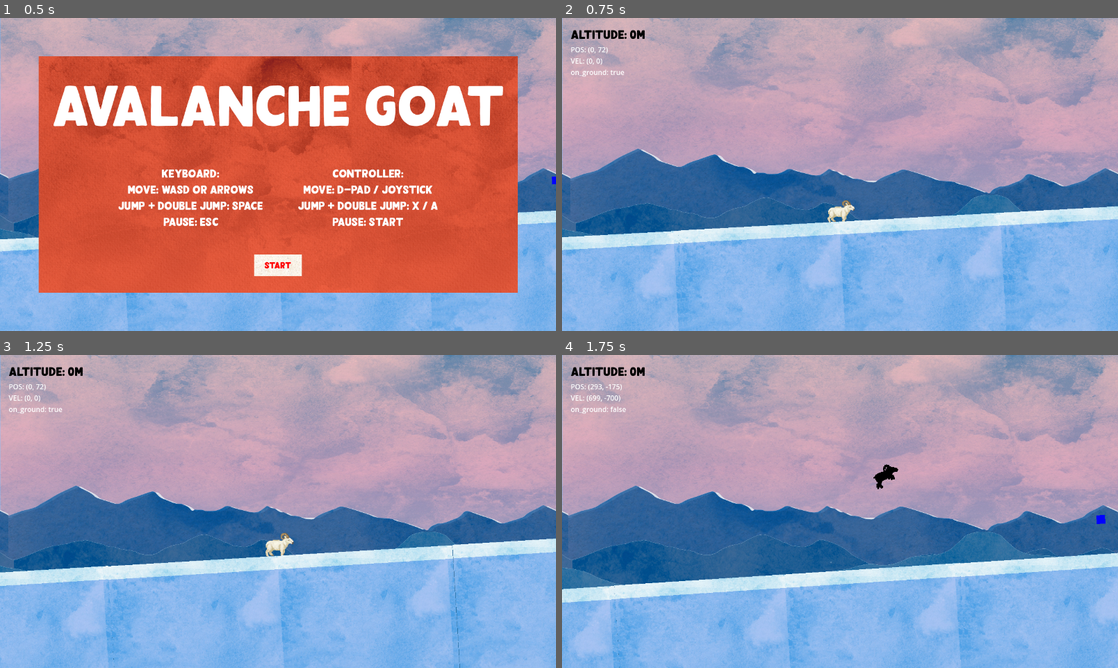
Above: before the commit, frames 1-4 (two rows, left to right).
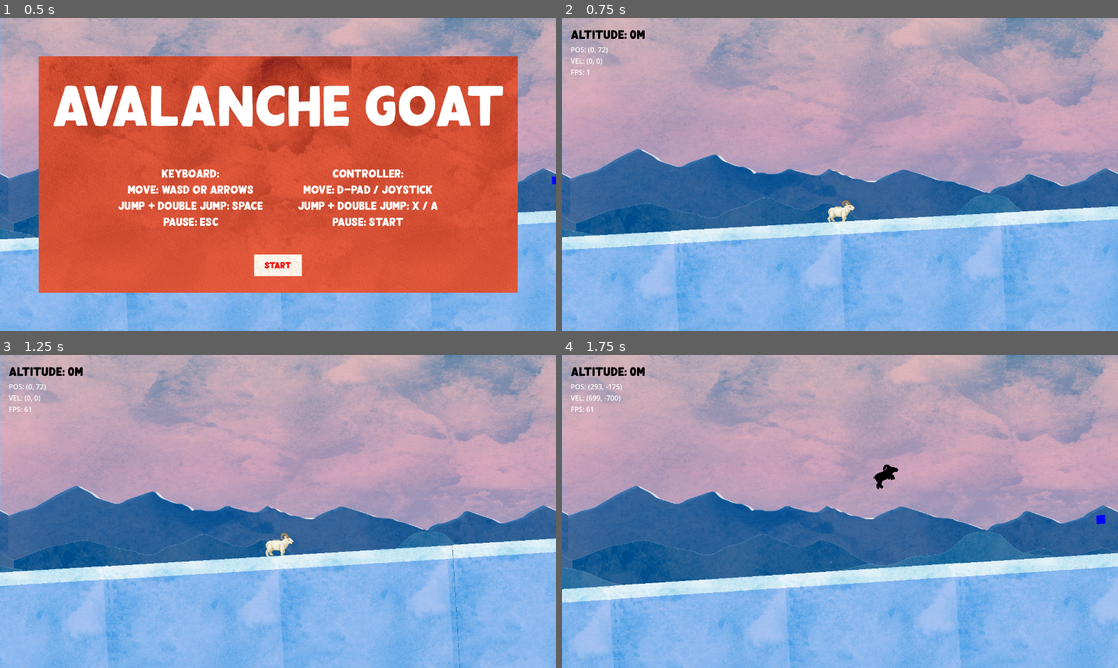
Above: after the commit, the same moments.

Repository: ashleyrevlett/avalanche
Game: Godot game, scene res://scene.tscn
Same seed, same stepped clock (60 frames per second), same inputs: the game is played once before the commit and once after it.
Inputs:
- Up to frame 1 (0.5 s): no input
- Up to frame 2 (0.75 s): click "Start" at 0.5 s
- Up to frame 3 (1.25 s): no input
- Up to frame 4 (1.75 s): hold D (right) from 1.28 s (still down); tap Space (jump) at 1.52 s

Frame 1 is identical in both runs. In frame 2, less than 0.1% of the frame differs, in the area x 1-12%, y 16-19%; in frame 3, less than 0.1%; in frame 4, less than 0.1%.

Commit message:
Add melt event

Diff:
--- a/project.godot
+++ b/project.godot
@@ -14,6 +14,10 @@
 run/main_scene="res://scene.tscn"
 config/features=PackedStringArray("4.2", "GL Compatibility")
 config/icon="res://icon.svg"
+
+[autoload]
+
+Constants="*res://scripts/constants.gd"
 
 [display]
 
--- a/scene.tscn
+++ b/scene.tscn
@@ -18,6 +18,8 @@
 [ext_resource type="Theme" uid="uid://bg3tjxvqinco1" path="res://assets/ui/new_theme.tres" id="14_dmtj7"]
 [ext_resource type="FontFile" uid="uid://c8pwdusbkecma" path="res://assets/fonts/Rodetta-lgDvd.otf" id="14_i6g70"]
 [ext_resource type="AudioStream" uid="uid://b01l0b4v6bjre" path="res://assets/audio/377309__mrthenoronha__piano-game-theme-loop.mp3" id="15_245i3"]
+[ext_resource type="Texture2D" uid="uid://d3slax7p0ewbg" path="res://assets/sprites/sun.png" id="19_aq5d1"]
+[ext_resource type="Script" path="res://scripts/sun.gd" id="20_ubo7t"]
 
 [sub_resource type="Gradient" id="Gradient_lovku"]
 offsets = PackedFloat32Array(0.302857, 1)
@@ -288,10 +290,21 @@
 motion_mirroring = Vector2(1280, 2.08165e-12)
 
 [node name="Sky" type="Sprite2D" parent="ParallaxBackground/SkyParallaxLayer"]
+unique_name_in_owner = true
 position = Vector2(0, -17)
 scale = Vector2(1, 0.618274)
 texture = ExtResource("2_kuxdw")
 centered = false
+
+[node name="ParallaxLayer" type="ParallaxLayer" parent="ParallaxBackground"]
+motion_scale = Vector2(2.08165e-12, 2.08165e-12)
+
+[node name="Sun" type="Sprite2D" parent="ParallaxBackground/ParallaxLayer"]
+unique_name_in_owner = true
+position = Vector2(162, 124)
+scale = Vector2(0.5, 0.5)
+texture = ExtResource("19_aq5d1")
+script = ExtResource("20_ubo7t")
 
 [node name="ParallaxLayer4" type="ParallaxLayer" parent="ParallaxBackground"]
 motion_scale = Vector2(0.03, 2.08165e-12)
--- a/scripts/character.gd
+++ b/scripts/character.gd
@@ -133,7 +133,9 @@
 func _process(delta):
 	%PlayerPos.text = "POS: (%s, %s)" % [int(global_position.x), int(global_position.y)]
 	%PlayerPos.text += "\nVEL: (%s, %s)" % [int(velocity.x), int(velocity.y)]
-	%PlayerPos.text += "\non_ground: %s" % on_ground
+	#%PlayerPos.text += "\non_ground: %s" % on_ground
+	%PlayerPos.text += "\nFPS: %d" % int(Engine.get_frames_per_second())
+
 
 
 func _on_ground_detector_body_entered(body):
--- /dev/null
+++ b/scripts/constants.gd
@@ -0,0 +1,3 @@
+extends Node
+
+var max_snowballs: int = 60
--- a/scripts/game.gd
+++ b/scripts/game.gd
@@ -9,6 +9,9 @@
 
 enum State {TITLE, GAMEPLAY, PAUSE, GAMEOVER}
 var state: State
+
+var melting: bool = false
+
 
 # Called when the node enters the scene tree for the first time.
 func _ready():
@@ -76,6 +79,12 @@
 		if (Input.is_action_just_pressed("pause")):
 			_pause_game()
 
+		if not melting:
+			var snowball_count = get_tree().get_nodes_in_group("snowball").size()
+			print("SNOWBALLS: ", snowball_count)
+			if snowball_count > Constants.max_snowballs:
+				melt_event()
+
 
 func save_high_score(score):
 	if score > high_score:
@@ -93,3 +102,23 @@
 	var save_file = FileAccess.open("user://savegame.save", FileAccess.READ)
 	high_score = int(save_file.get_line())
 	save_file.close()
+
+
+
+func melt_event():
+	print("melt_event:", melting)
+	if melting == true:
+		return
+	melting = true
+	var duration = 4.0
+	%Sun.appear(duration)
+	var tween = create_tween()
+	tween.tween_property(%Sky, "self_modulate", Color('ffcdad'), duration/4).set_ease(Tween.EASE_OUT)
+	tween.tween_property(%Sky, "self_modulate", Color('ffcdad'), duration/2)
+	tween.tween_property(%Sky, "self_modulate", Color('ffffff'), duration/4).set_ease(Tween.EASE_IN)
+	tween.connect("finished", stop_melting)
+	print("tweens ran")
+
+func stop_melting():
+	melting = false
+	print("stop melting!:", melting)
--- a/scripts/snowball.gd
+++ b/scripts/snowball.gd
@@ -1,10 +1,12 @@
 extends RigidBody2D
 
 @onready var sprite: Sprite2D = %Sprite2D
-var grow_speed: float = 100.0
+var grow_speed: float = 80.0
+var melt_speed: float = 120.0
 var start_radius: float = 1.0
 var radius: float # target size
 var camera: Camera2D
+var melting: bool = false
 
 enum Size {EXTRA_SMALL, SMALL, MEDIUM, LARGE, EXTRA_LARGE}
 
@@ -47,11 +49,23 @@
 
 
 func _process(delta):
+	var r = %CollisionShape2D.shape.radius
+
+	if melting:
+		if r > 0.2:
+			var new_radius = max(0.1, r - melt_speed * delta)
+			var scale_factor = abs(new_radius / radius)
+			%CollisionShape2D.shape.radius = new_radius
+			%Sprite2D.scale = Vector2(scale_factor, scale_factor)
+		else:
+			queue_free()
+			print("destroyed melted snowball")
+			return
+
 	# grow until target radius is reached
-	if (%CollisionShape2D.shape.radius != radius):
-		var r = %CollisionShape2D.shape.radius
+	elif (r != radius):
 		var new_radius = clamp(r + grow_speed * delta, start_radius, radius)
-		var scale_factor = new_radius / radius
+		var scale_factor = abs(new_radius / radius)
 		%CollisionShape2D.shape.radius = new_radius
 		%Sprite2D.scale = Vector2(scale_factor, scale_factor)
 
@@ -59,3 +73,7 @@
 	var left_frame_x = camera.camera_rect.position.x - camera.camera_rect.size.x / 2
 	if (global_position.x < left_frame_x - camera.camera_rect.size.x / 2):
 		queue_free()
+
+
+func melt():
+	melting = true
--- a/scripts/spawner.gd
+++ b/scripts/spawner.gd
@@ -4,7 +4,7 @@
 @onready var camera: Camera2D
 
 var square_scene: PackedScene = load("res://snowball.tscn")
-var emit_done = false
+@export var emit_done = false
 
 func _ready():
 	camera = get_tree().get_first_node_in_group("camera")
@@ -45,19 +45,6 @@
 		$EmitTimer.start()
 		$EndTimer.start()
 
-	# destory spawner if it's done and all its child snowballs are done
-	if emit_done:
-		var has_snowballs = false
-		var children = get_children()
-		for child in children:
-			if child.is_in_group("snowball"):
-				has_snowballs = true
-				break
-
-		if not has_snowballs:
-			print("Destroying spawner")
-			queue_free()
-
 
 func _spawn():
 	var instance = square_scene.instantiate()
--- /dev/null
+++ b/scripts/sun.gd
@@ -0,0 +1,27 @@
+extends Sprite2D
+
+var offscreen_y = -100
+var melt: bool = false
+
+# Called when the node enters the scene tree for the first time.
+func _ready():
+	position.y = offscreen_y
+
+
+func appear(duration: float):
+	var tween = create_tween()
+	var transition_time = duration / 4
+	tween.tween_property(self, "position:y", 100, transition_time).set_trans(Tween.TRANS_BOUNCE).set_ease(Tween.EASE_OUT)
+	await tween.finished
+	melt = true
+	await get_tree().create_timer(duration - transition_time * 2).timeout
+	var tween2 = create_tween()
+	tween2.tween_property(self, "position:y", offscreen_y, transition_time)
+	await tween2.finished
+	melt = false
+
+func _process(delta):
+	if melt:
+		var snowballs = get_tree().get_nodes_in_group("snowball")
+		for s in snowballs:
+			s.melt()
--- a/scripts/terrain.gd
+++ b/scripts/terrain.gd
@@ -66,6 +66,14 @@
 		if (last_pos.x + ground_width/2 < camera.camera_rect.position.x + frame_dist):
 			_spawn_ground()
 
+		# if first ground is very far, remove it
+		var first_pos = ground_objects[0].global_position
+		if first_pos != last_pos:
+			if (first_pos.x + ground_width/2 < camera.camera_rect.position.x - frame_dist * 2):
+				ground_objects[0].queue_free()
+				ground_objects.remove_at(0)
+
+		# set angle based on altitude
 		var a = floor(last_pos.x / 1500)
 		var new_angle = -clamp(a, angle, max_angle)
 		var new_rad = deg_to_rad(new_angle)
@@ -74,10 +82,24 @@
 			var new_rot = lerp_angle(rotation, new_rad, rotation_speed * delta)
 			rotation = new_rot
 
-	# once a spawner appears on screen, add a new one behind it
-	# it will destory itself when it's ready
+
 	if (spawner_objects.size() > 0):
+		# once a spawner appears on screen, add a new one behind it
 		var first_pos = spawner_objects[0].global_position
 		if (first_pos.x < camera.camera_rect.end.x):
-			var instance = spawner_objects.pop_front()
+			#var instance = spawner_objects.pop_front()
 			_spawn_spawner()
+
+		# see if any spawners can be destroyed
+		for s in spawner_objects:
+			if s.emit_done:
+				var has_snowballs = false
+				var children = s.get_children()
+				for child in children:
+					if child.is_in_group("snowball"):
+						has_snowballs = true
+						break
+				if not has_snowballs:
+					print("Destroying spawner")
+					spawner_objects.erase(s)
+					s.queue_free()
--- /dev/null
+++ b/sun.tscn
@@ -0,0 +1,9 @@
+[gd_scene load_steps=3 format=3 uid="uid://bfmmxptikkq3b"]
+
+[ext_resource type="Texture2D" uid="uid://d3slax7p0ewbg" path="res://assets/sprites/sun.png" id="1_5edmm"]
+[ext_resource type="Script" path="res://scripts/sun.gd" id="2_dj4uh"]
+
+[node name="SunSprite2D" type="Sprite2D"]
+scale = Vector2(0.5, 0.5)
+texture = ExtResource("1_5edmm")
+script = ExtResource("2_dj4uh")
Binary file added: assets/sprites/sun.png
Not shown, added: assets/sprites/sun.png.import
Not shown: 1 places in scene.tscn that only renumber resources
